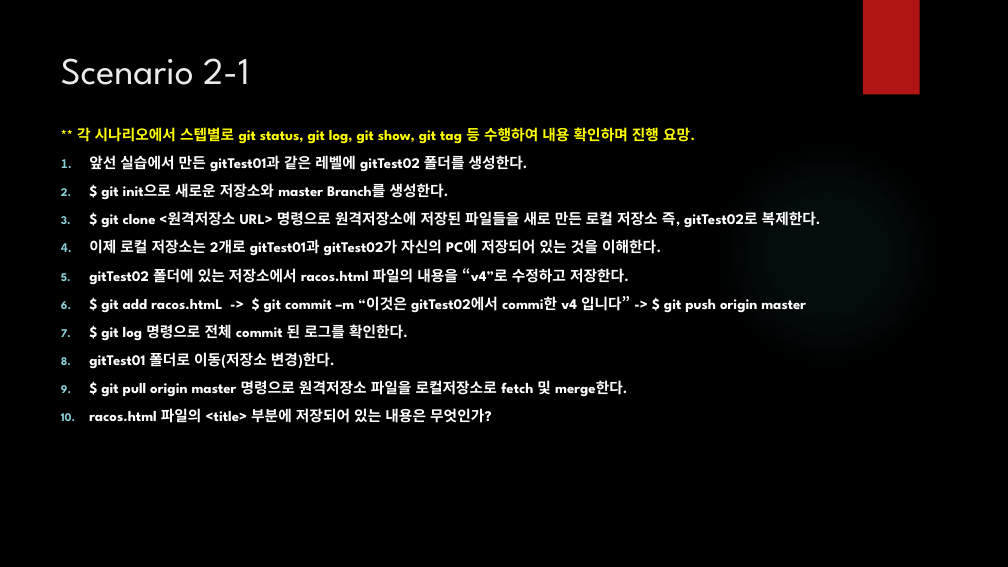
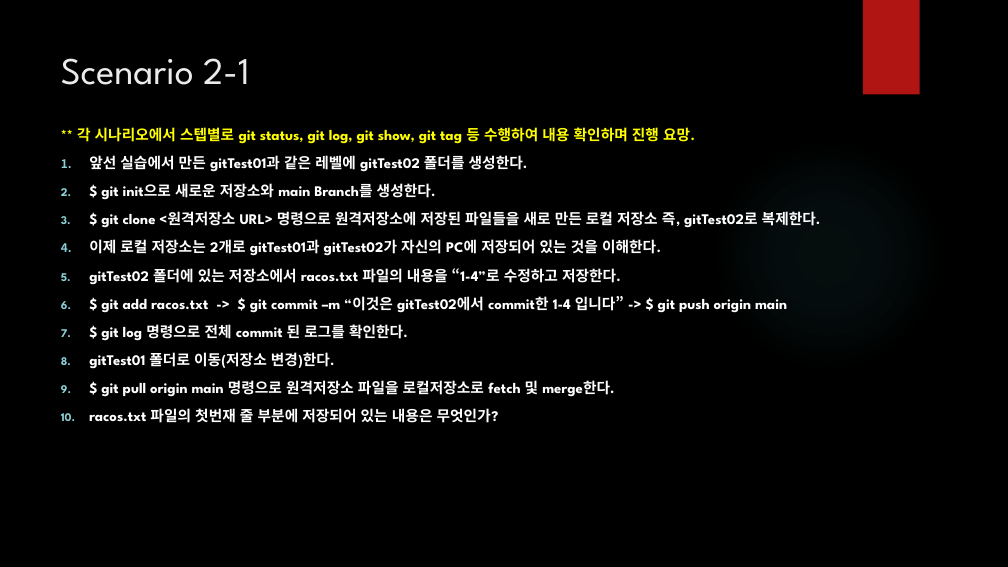
Before and after one commit to iredseal/Learning, a slide deck: slide 19 of Tools/git/SW 형상 관리.pptx. Drawn at 1008x567 pixels with LibreOffice and Linux fonts; fonts in the diff are those of the drawing; background and template pictures are left out. Boxes give left, top, right and bottom in pixels: in the first picture for what was removed or moved away, otherwise in the second. Text is boxed around its words. In the diff, an @@ line names an element or a change of style, - is before the commit and + after.

```diff
--- a/Tools/git/SW 형상 관리.pptx
+++ b/Tools/git/SW 형상 관리.pptx
@@ text at (101, 183, 436, 200): text changed @@
-2. $ git init으로 새로운 저장소와 master Branch를 생성한다.
+2. $ git init으로 새로운 저장소와 main Branch를 생성한다.
@@ text at (89, 268, 787, 313): text changed @@
-5. gitTest02 폴더에 있는 저장소에서 racos.html 파일의 내용을 “v4”로 수정하고 저장한다.
-6. $ git add racos.htmL -> $ git commit –m “이것은 gitTest02에서 commi한 v4 입니다” -> $ git push origin master
+5. gitTest02 폴더에 있는 저장소에서 racos.txt 파일의 내용을 “1-4”로 수정하고 저장한다.
+6. $ git add racos.txt -> $ git commit –m “이것은 gitTest02에서 commit한 1-4 입니다” -> $ git push origin main
@@ text at (89, 380, 614, 426): text changed @@
-9. $ git pull origin master 명령으로 원격저장소 파일을 로컬저장소로 fetch 및 merge한다.
-10. racos.html 파일의 <title> 부분에 저장되어 있는 내용은 무엇인가?
+9. $ git pull origin main 명령으로 원격저장소 파일을 로컬저장소로 fetch 및 merge한다.
+10. racos.txt 파일의 첫번재 줄 부분에 저장되어 있는 내용은 무엇인가?
```
Also in this commit, not shown: 15 other slides changed, 3 other files.
